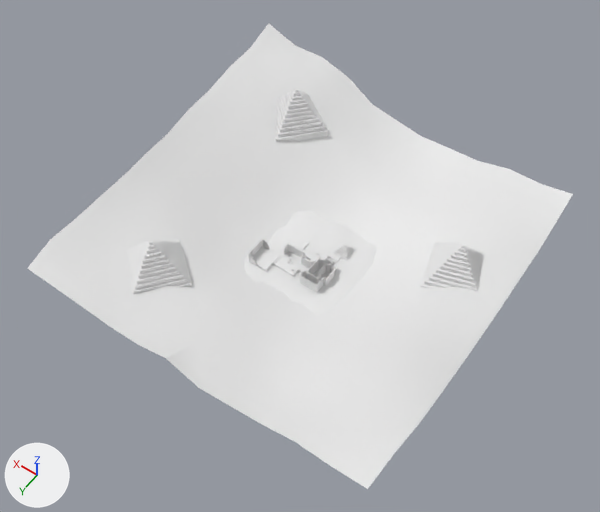
Before and after pictures for a commit that changed the OBJ model models/levels/ancient_desert/level1/level1_visual.obj.
The view is the same before and after, from a 50 mm camera at (-410.0, 682.0, 1027.0) aimed at (33.0, 62.0, 53.0). The lights are fixed; the arrows at lower left show +X, +Y and +Z. Where no turn or scale is listed for an object, it has been applied to the vertices.

In view in the first picture: 'Plane', 'Plane.001', 'pyramid.001', 'pyramid.002', 'pyramid.003', 'sand_visualandcollision', 'sand_visualandcollision_outer', 'visualandcollision'.
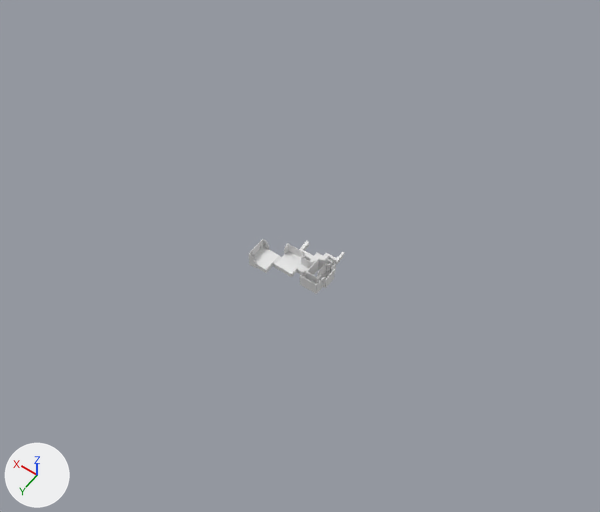
The change, as a list of edits to the scene's bpy script:
```text
Remove ob_plane:
    ob_plane = bpy.data.objects.new('Plane', me_plane)
    ob_plane.location = (0.0, 0.0, 0.0)
Remove ob_pyramid_001:
    ob_pyramid_001 = bpy.data.objects.new('pyramid.001', me_pyramid_001)
    ob_pyramid_001.location = (0.0, 0.0, 0.0)
Remove ob_pyramid_002:
    ob_pyramid_002 = bpy.data.objects.new('pyramid.002', me_pyramid_002)
    ob_pyramid_002.location = (0.0, 0.0, 0.0)
Remove ob_pyramid_003:
    ob_pyramid_003 = bpy.data.objects.new('pyramid.003', me_pyramid_003)
    ob_pyramid_003.location = (0.0, 0.0, 0.0)
Remove ob_sand_visualandcollision:
    ob_sand_visualandcollision = bpy.data.objects.new('sand_visualandcollision', me_sand_visualandcollision)
    ob_sand_visualandcollision.location = (0.0, 0.0, 0.0)
Remove ob_sand_visualandcollision_outer:
    ob_sand_visualandcollision_outer = bpy.data.objects.new('sand_visualandcollision_outer', me_sand_visualandcollision_outer)
    ob_sand_visualandcollision_outer.location = (0.0, 0.0, 0.0)
```

What differs and where, as boxes [x1, y1, x2, y2] in the pictures (600 x 512 px):
'sand_visualandcollision_outer', deleted
    before: [27, 23, 573, 489]
'sand_visualandcollision', deleted
    before: [244, 211, 377, 314]
'pyramid.001', deleted
    before: [127, 239, 192, 294]
'pyramid.002', deleted
    before: [421, 242, 484, 291]
'pyramid.003', deleted
    before: [275, 89, 328, 141]
'Plane', deleted
    before: [333, 242, 356, 260]
